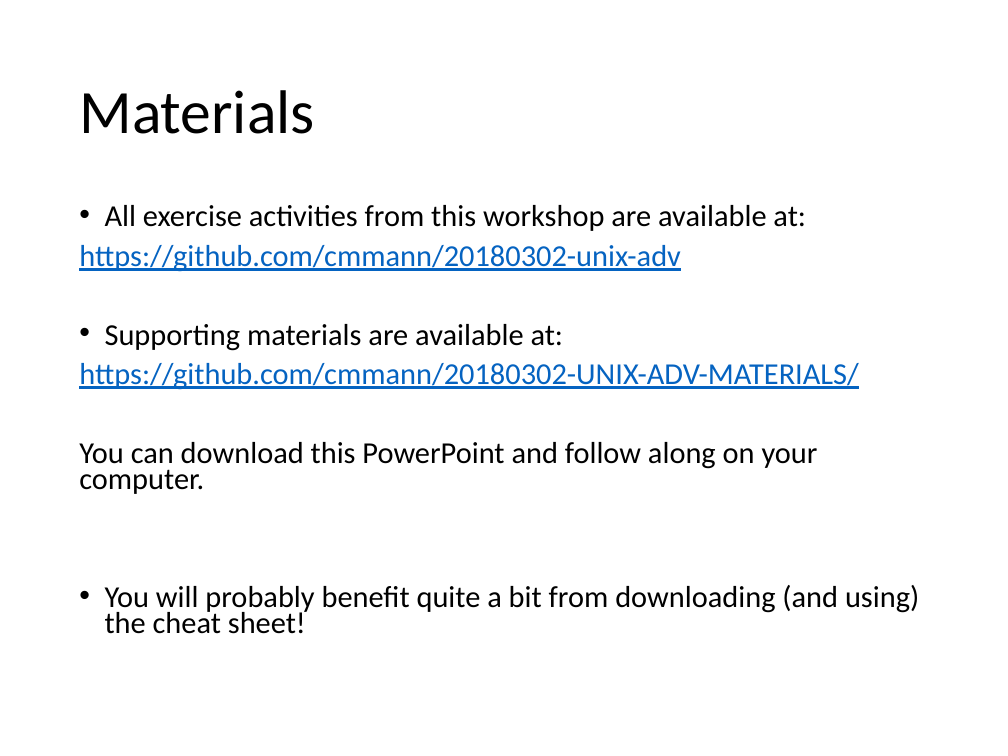
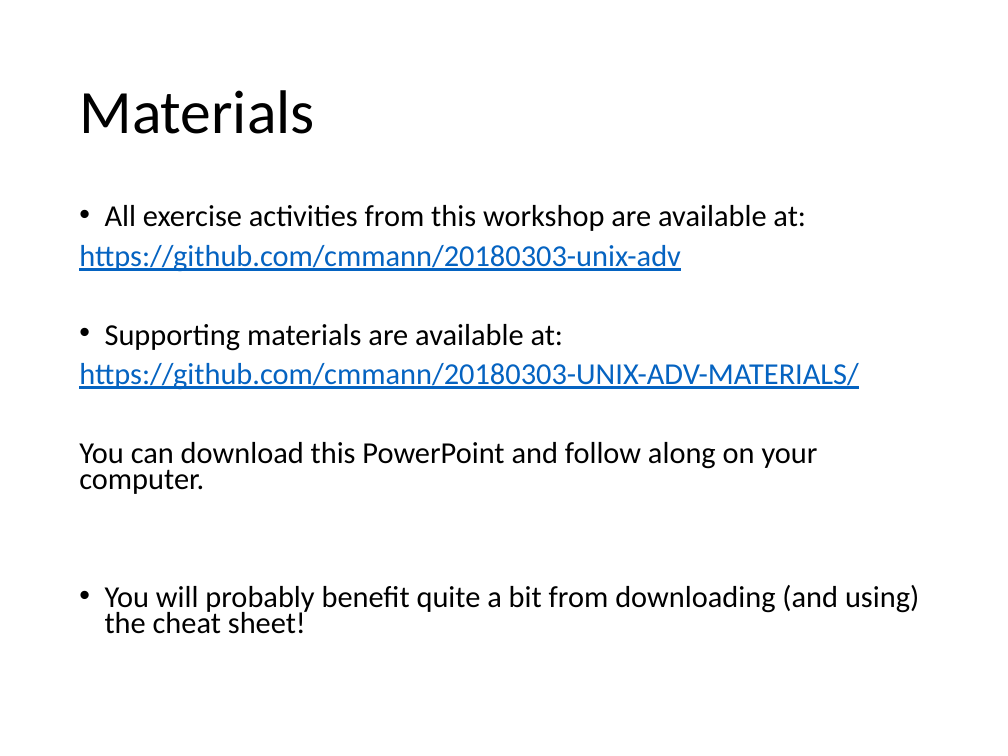
Before and after one commit to cmmann/20180303-UNIX-ADV-MATERIALS, a slide deck: slide 4 of 2018-03-03_Advanced_UNIX_Workshop.pptx. Drawn at 1008x756 pixels with LibreOffice and Linux fonts; fonts in the diff are those of the drawing. Boxes give left, top, right and bottom in pixels: in the first picture for what was removed or moved away, otherwise in the second. Text is boxed around its words. In the diff, an @@ line names an element or a change of style, - is before the commit and + after.

```diff
--- a/2018-03-03_Advanced_UNIX_Workshop.pptx
+++ b/2018-03-03_Advanced_UNIX_Workshop.pptx
@@ text at [79, 245, 681, 272]: text changed @@
-https://github.com/cmmann/20180302-unix-adv
+https://github.com/cmmann/20180303-unix-adv
@@ text at [79, 363, 859, 390]: text changed @@
-https://github.com/cmmann/20180302-UNIX-ADV-MATERIALS/
+https://github.com/cmmann/20180303-UNIX-ADV-MATERIALS/
```
Also in this commit, not shown: 1 other file.
